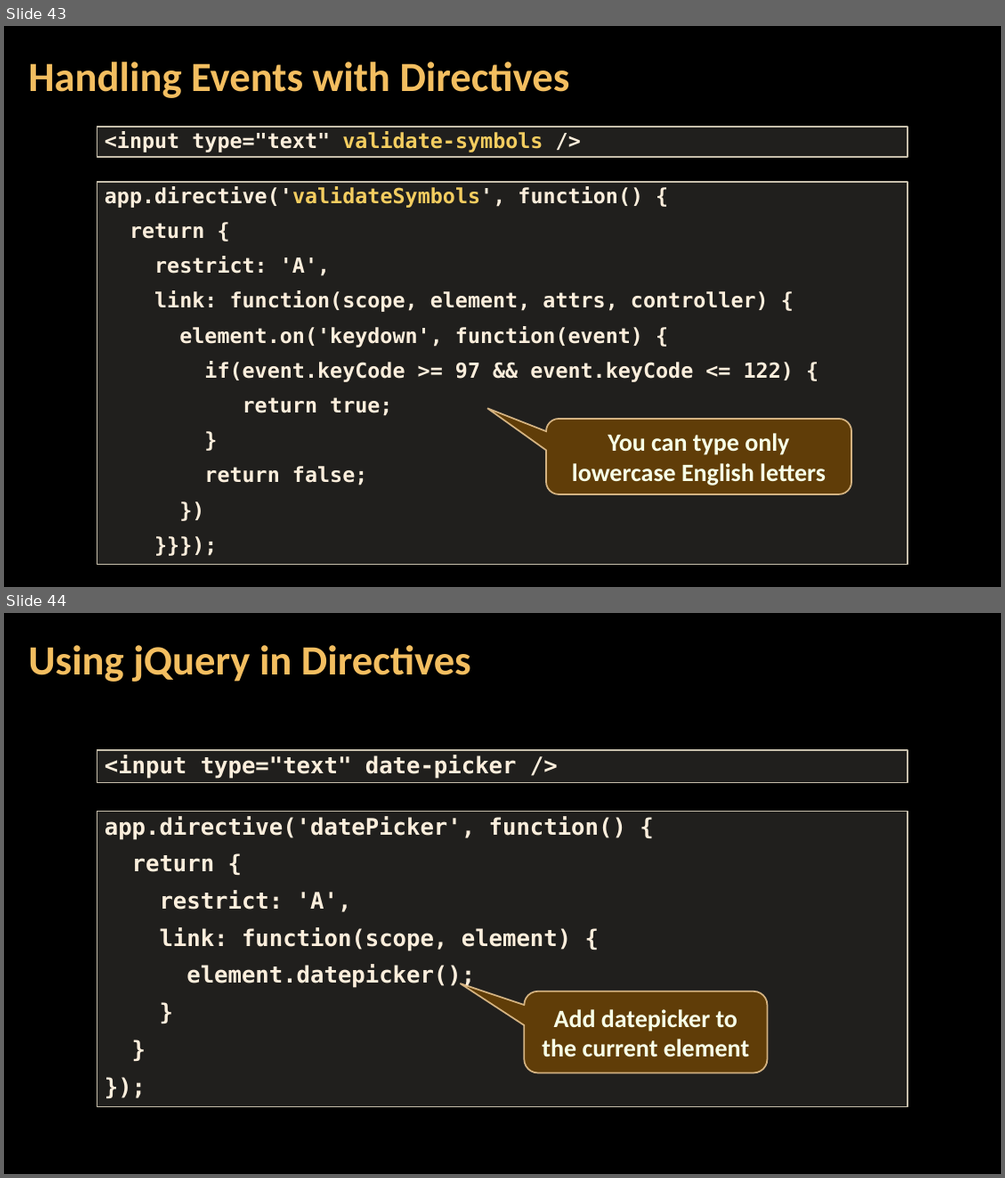
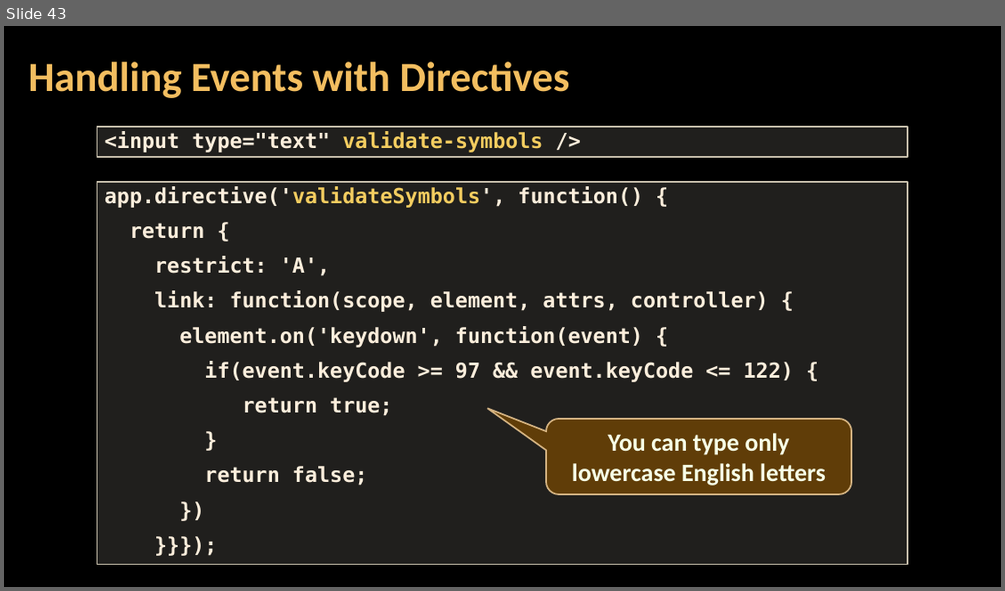
Before and after one commit to VladiGGeorgiev/Technical-Trainings, a slide deck: AngularJS/2. AngularJS Components.pptx. Shown one above the other, each under a label of ours: slides 43 and 44 before the commit, slide 43 after it. The pictures are 1005x1178 and 1005x591 pixels, drawn with LibreOffice and Linux fonts; fonts in the diff are those of the drawing; background and template pictures are left out. Boxes give left, top, right and bottom in pixels: in the first picture for what was removed or moved away, otherwise in the second. Text is boxed around its words. In the diff, an @@ line names an element or a change of style, - is before the commit and + after.

Commit message:
Updated AngularJS Components presentation

```diff
--- a/AngularJS/2. AngularJS Components.pptx
+++ b/AngularJS/2. AngularJS Components.pptx
@@ slide 44 removed at [4, 613, 1001, 1174], background picture (left out) @@
@@ title removed at [28, 645, 471, 682] @@
-Using jQuery in Directives
@@ rectangle removed at [97, 750, 907, 782] @@
-<input type="text" date-picker />
@@ rectangle removed at [97, 811, 907, 1106] @@
-app.directive('datePicker', function() {
-return {
-restrict: 'A',
-link: function(scope, element) {
-element.datepicker();
-}
-}
-});
@@ rounded speech box removed at [524, 991, 767, 1073] @@
-Add datepicker to the current element
```
